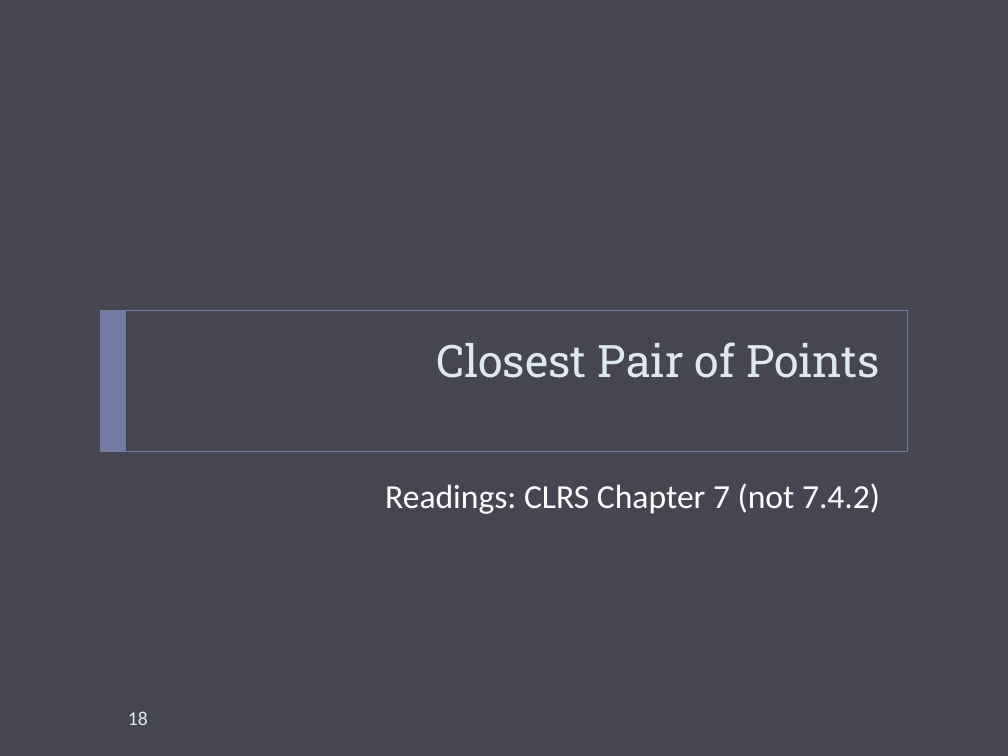
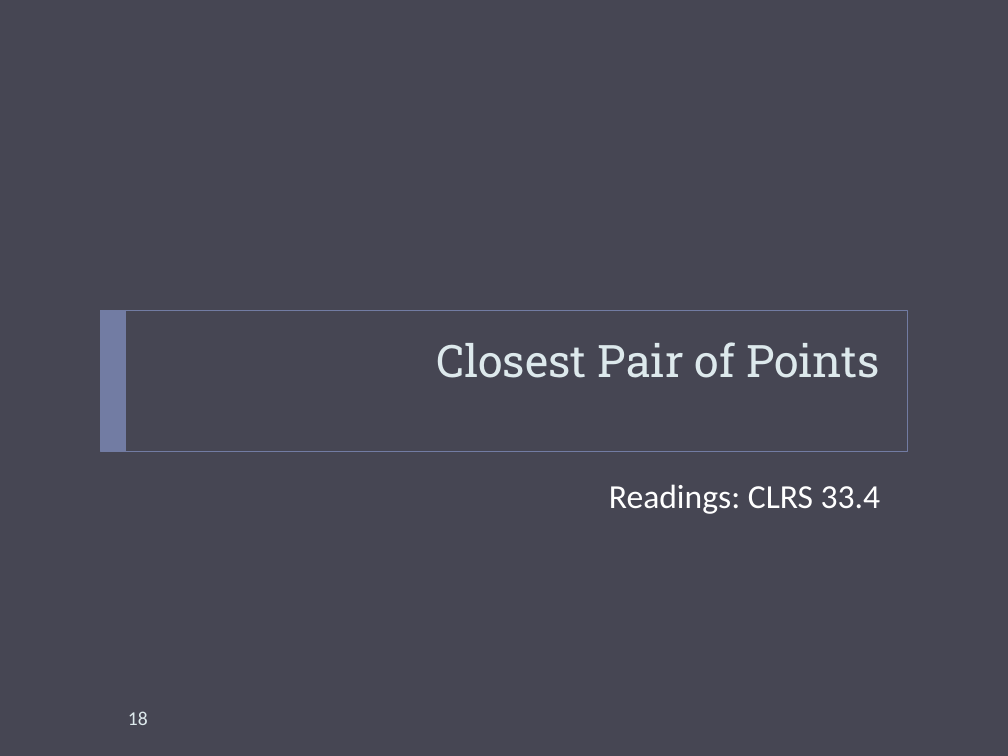
Before and after one commit to uva-cs/cs4102-f21, a slide deck: slide 18 of slides/closestpair_quicksort.pptx. Drawn at 1008x756 pixels with LibreOffice and Linux fonts; fonts in the diff are those of the drawing. Boxes give left, top, right and bottom in pixels: in the first picture for what was removed or moved away, otherwise in the second. Text is boxed around its words. In the diff, an @@ line names an element or a change of style, - is before the commit and + after.

Commit message:
added Horton's 2/15 live slides, fixed readings typo on closest pair

```diff
--- a/slides/closestpair_quicksort.pptx
+++ b/slides/closestpair_quicksort.pptx
@@ text at [609, 484, 880, 514]: text changed @@
-Readings: CLRS Chapter 7 (not 7.4.2)
+Readings: CLRS 33.4
```
Also in this commit, not shown: 4 other files.
